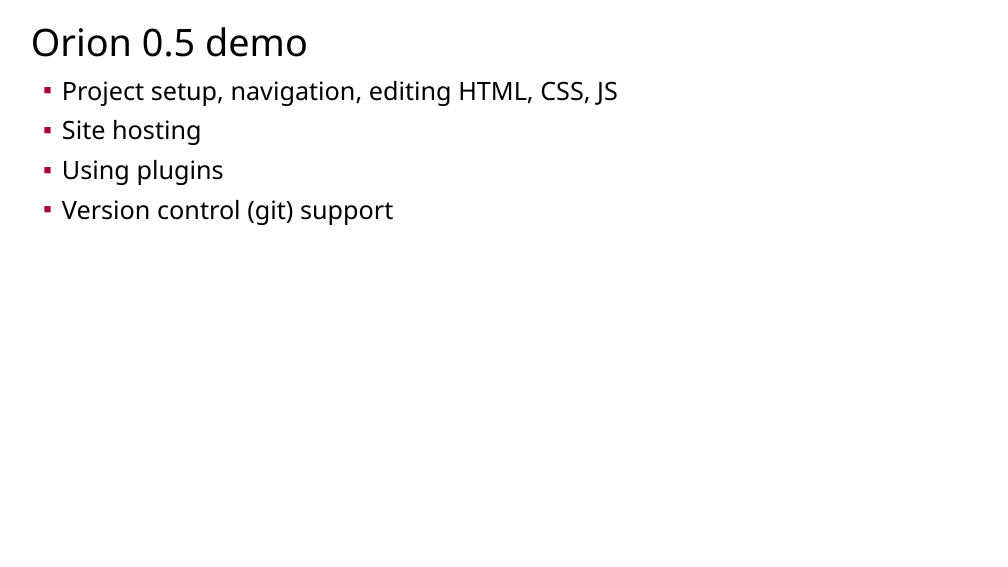
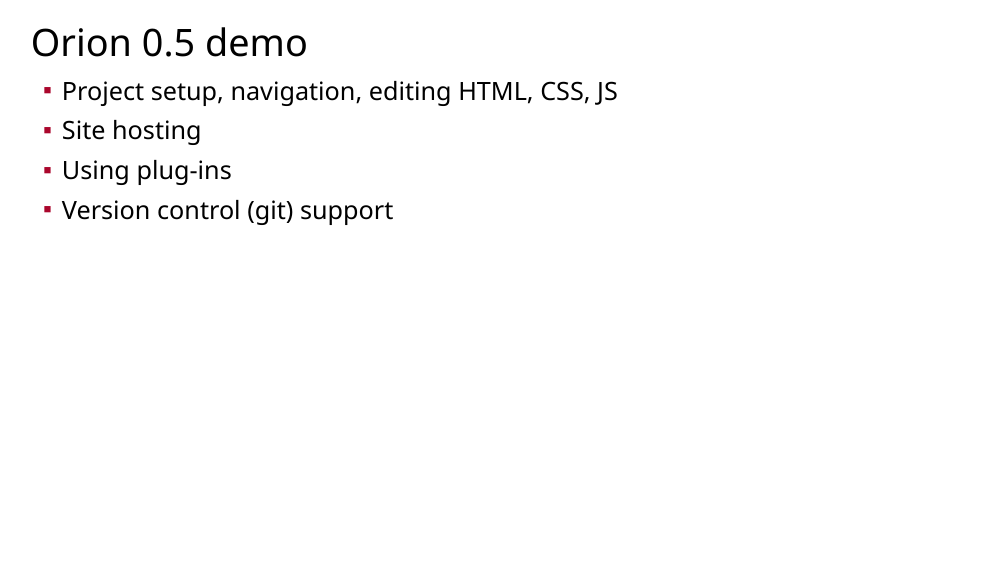
Before and after one commit to sfmccourt/oscon, a slide deck: slide 8 of osconorion.odp (slide 6 before the commit). Drawn at 1008x567 pixels with LibreOffice and Linux fonts; fonts in the diff are those of the drawing; background and template pictures are left out. Boxes give left, top, right and bottom in pixels: in the first picture for what was removed or moved away, otherwise in the second. Text is boxed around its words. In the diff, an @@ line names an element or a change of style, - is before the commit and + after.

Commit message:
Added some "What is Orion?" slide and reorganized things a bit.

```diff
--- a/osconorion.odp
+++ b/osconorion.odp
@@ text at [62,160,232,185]: text changed @@
-▪ Using plugins
+▪ Using plug-ins
```
Also in this commit, not shown: 8 other slides changed, 6 slides added, 1 slide removed.
